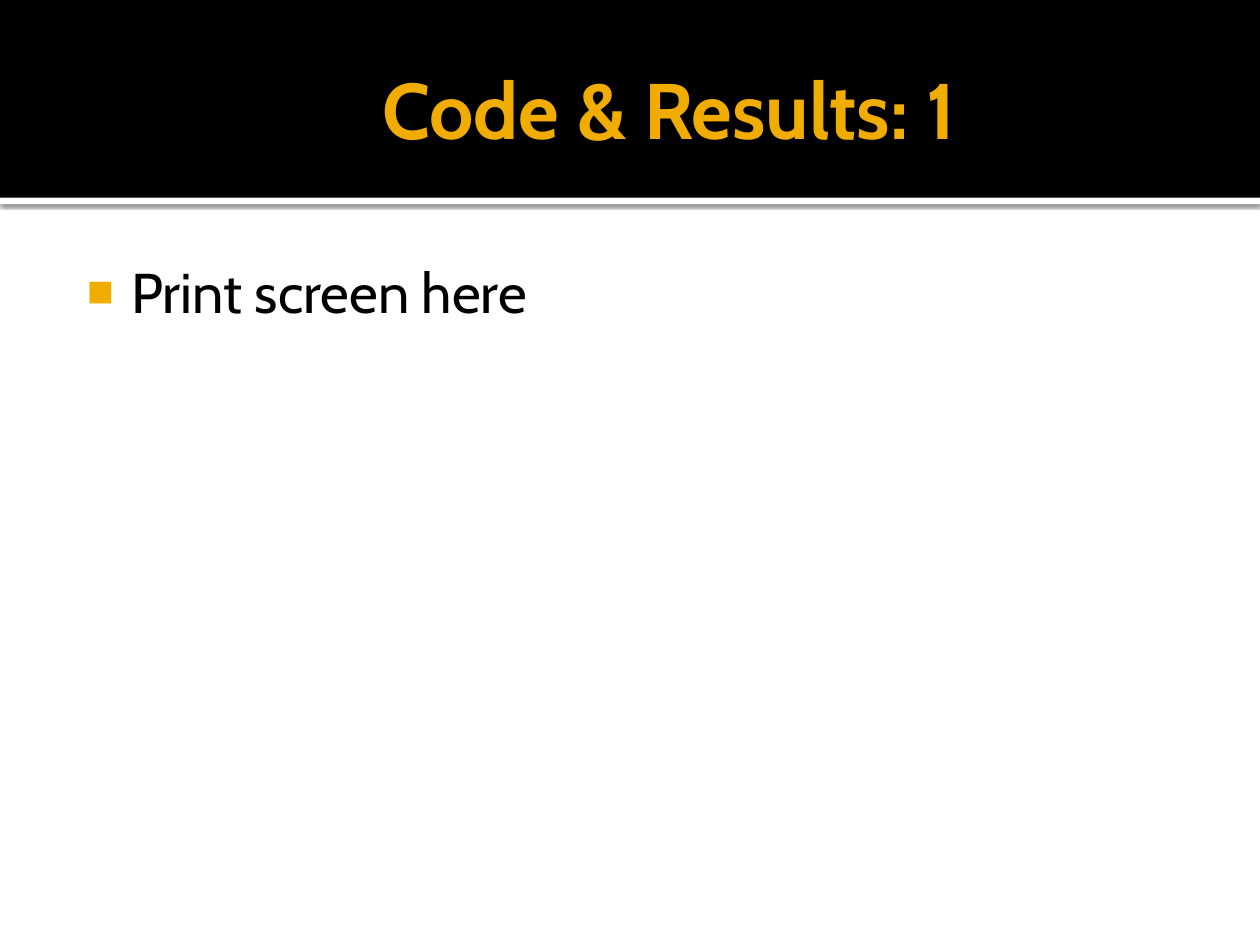
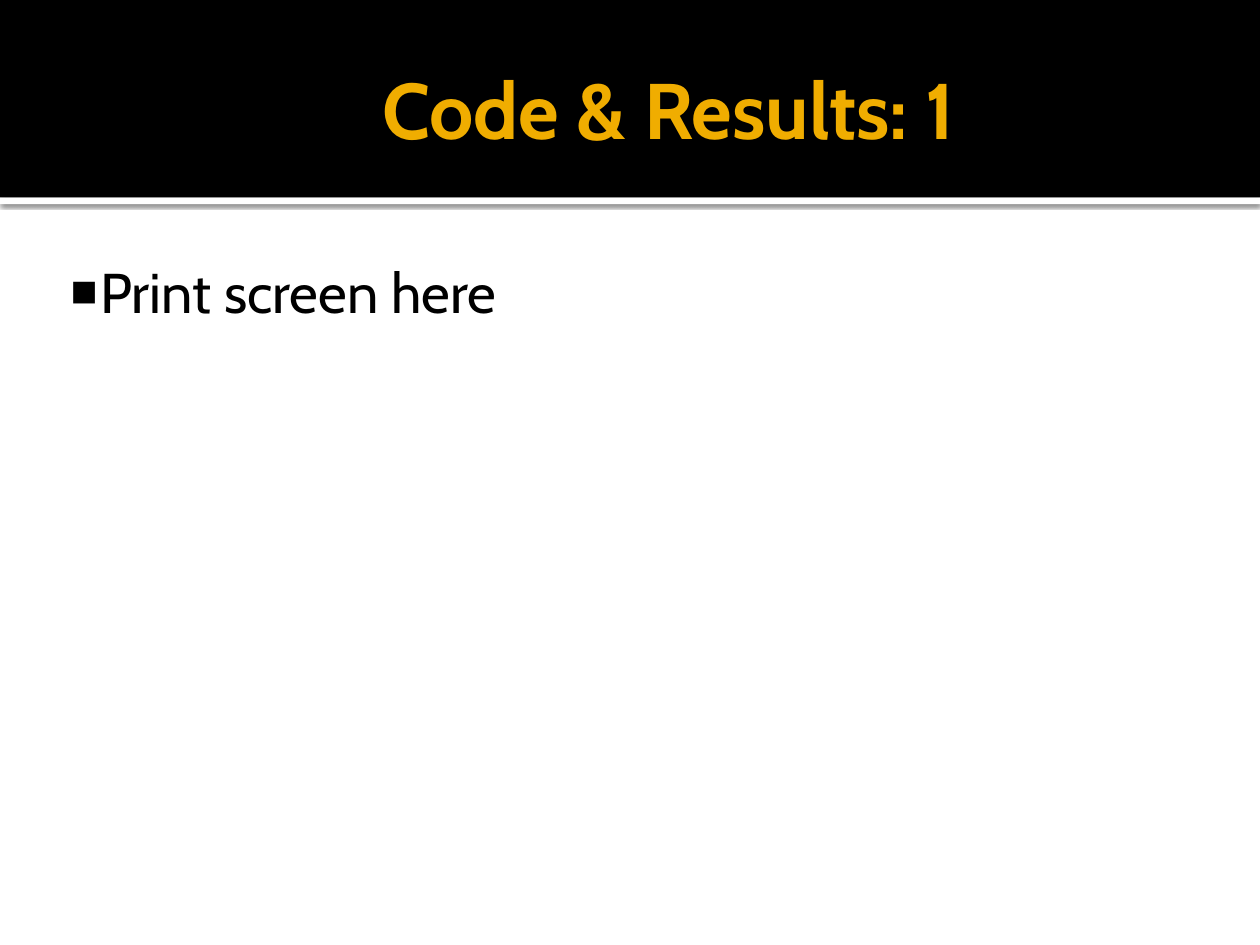
Before and after one commit to erosslee/COS301_CSDS-A, a slide deck: slide 3 of CSDS_a Presentation.pptx. Drawn at 1260x945 pixels with LibreOffice and Linux fonts; fonts in the diff are those of the drawing. Boxes give left, top, right and bottom in pixels: in the first picture for what was removed or moved away, otherwise in the second. Text is boxed around its words. In the diff, an @@ line names an element or a change of style, - is before the commit and + after.

```diff
--- a/CSDS_a Presentation.pptx
+++ b/CSDS_a Presentation.pptx
@@ text "Print screen here" at [100,271,496,314]: indent changed @@
```
Also in this commit, not shown: 9 other slides changed, 1 slide added, 1 slide removed.
